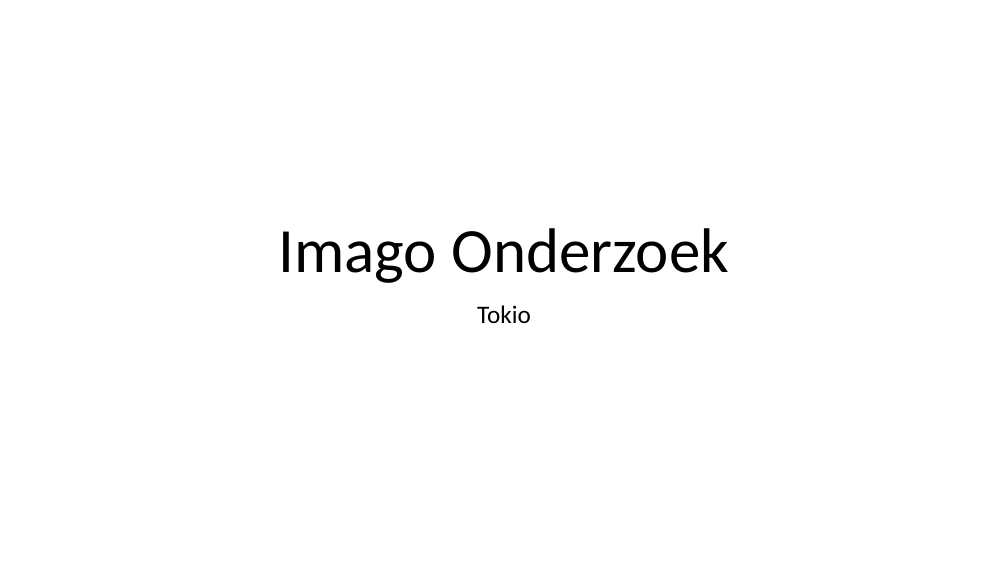
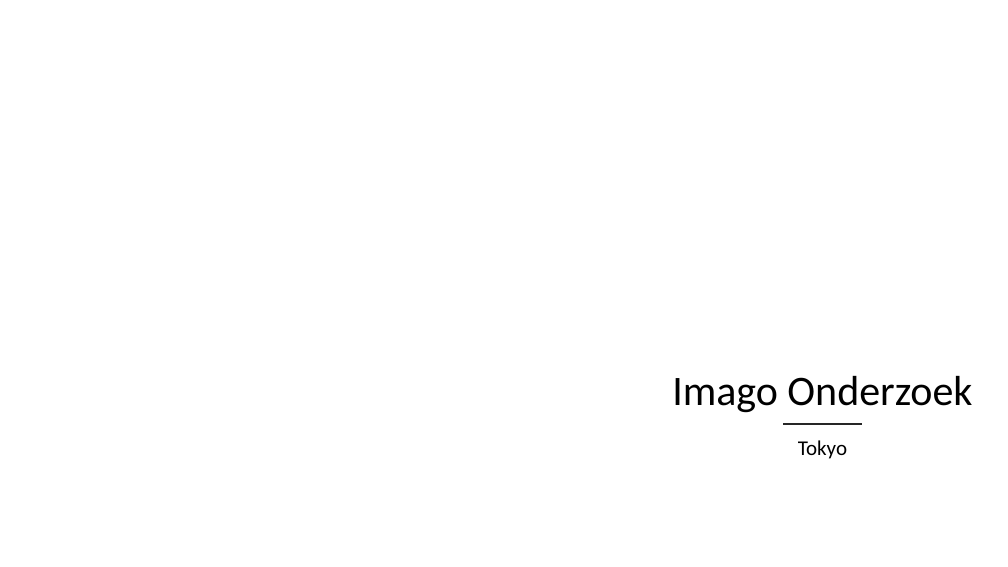
Before and after one commit to SemPlasmeijer/minor-portfolio, a slide deck: slide 1 of onderzoek-bestanden-etc/CityMarketing/ImagoOnderzoek.pptx. Drawn at 1008x567 pixels with LibreOffice and Linux fonts; fonts in the diff are those of the drawing; background and template pictures are left out. Boxes give left, top, right and bottom in pixels: in the first picture for what was removed or moved away, otherwise in the second. Text is boxed around its words. In the diff, an @@ line names an element or a change of style, - is before the commit and + after.

```diff
--- a/onderzoek-bestanden-etc/CityMarketing/ImagoOnderzoek.pptx
+++ b/onderzoek-bestanden-etc/CityMarketing/ImagoOnderzoek.pptx
@@ freeform shape added at [619,188,1008,567], fill #FFFFFF at 70% opacity @@
@@ title "Imago Onderzoek": place and size @@
-title "Imago Onderzoek" at [278,228,729,283]
+title "Imago Onderzoek" at [672,376,972,413]
@@ title "Imago Onderzoek" at [672,376,972,413]: size 60 to 40 pt @@
@@ subtitle removed at [477,305,531,323] @@
-Tokio
@@ line added from (784, 423) to (861, 423), #262626 2 pt @@
@@ subtitle added at [798,440,847,459], 20 pt, text #000000 @@
+Tokyo
```
Also in this commit, not shown: 1 other slide changed, 5 slides added, 5 slides removed.
